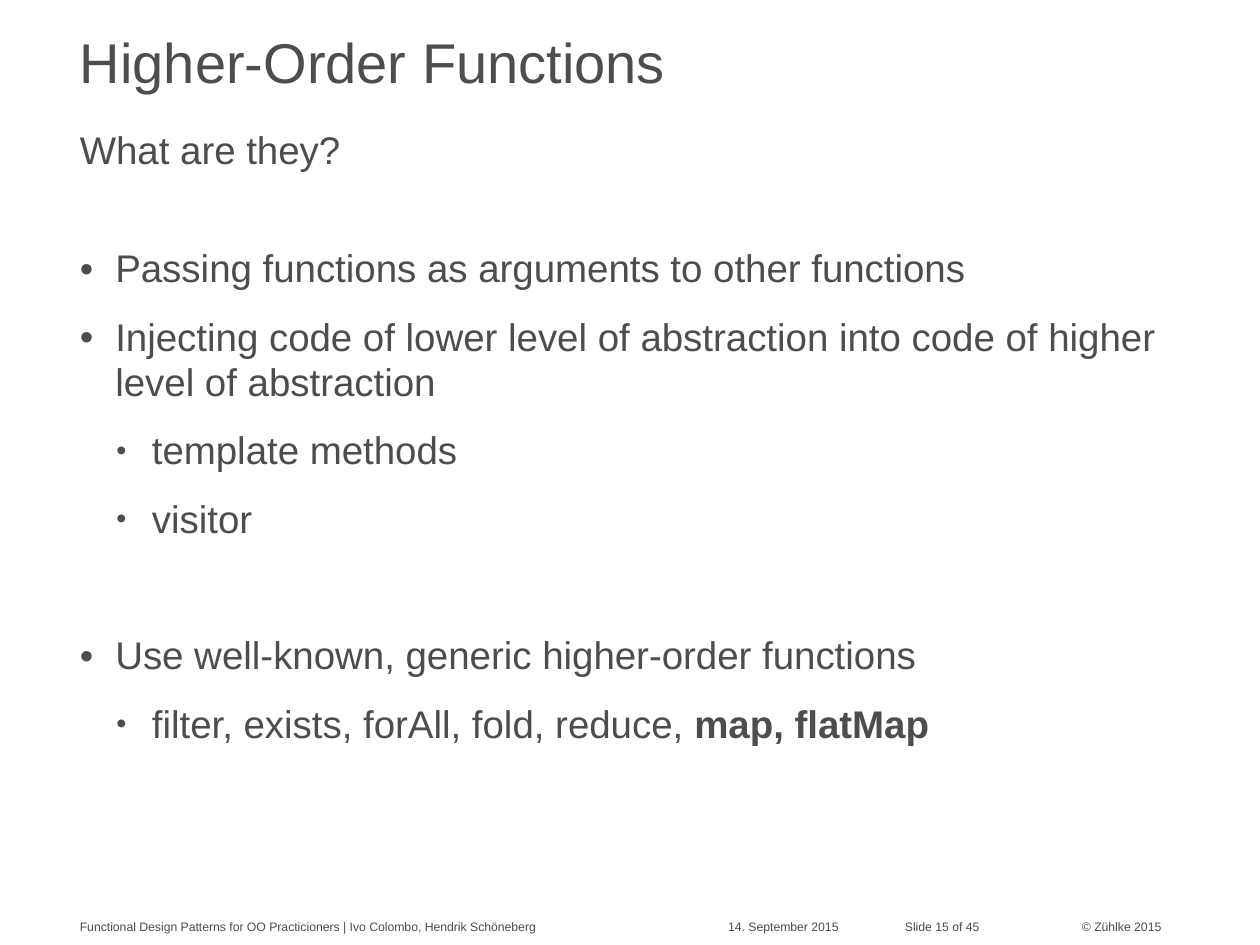
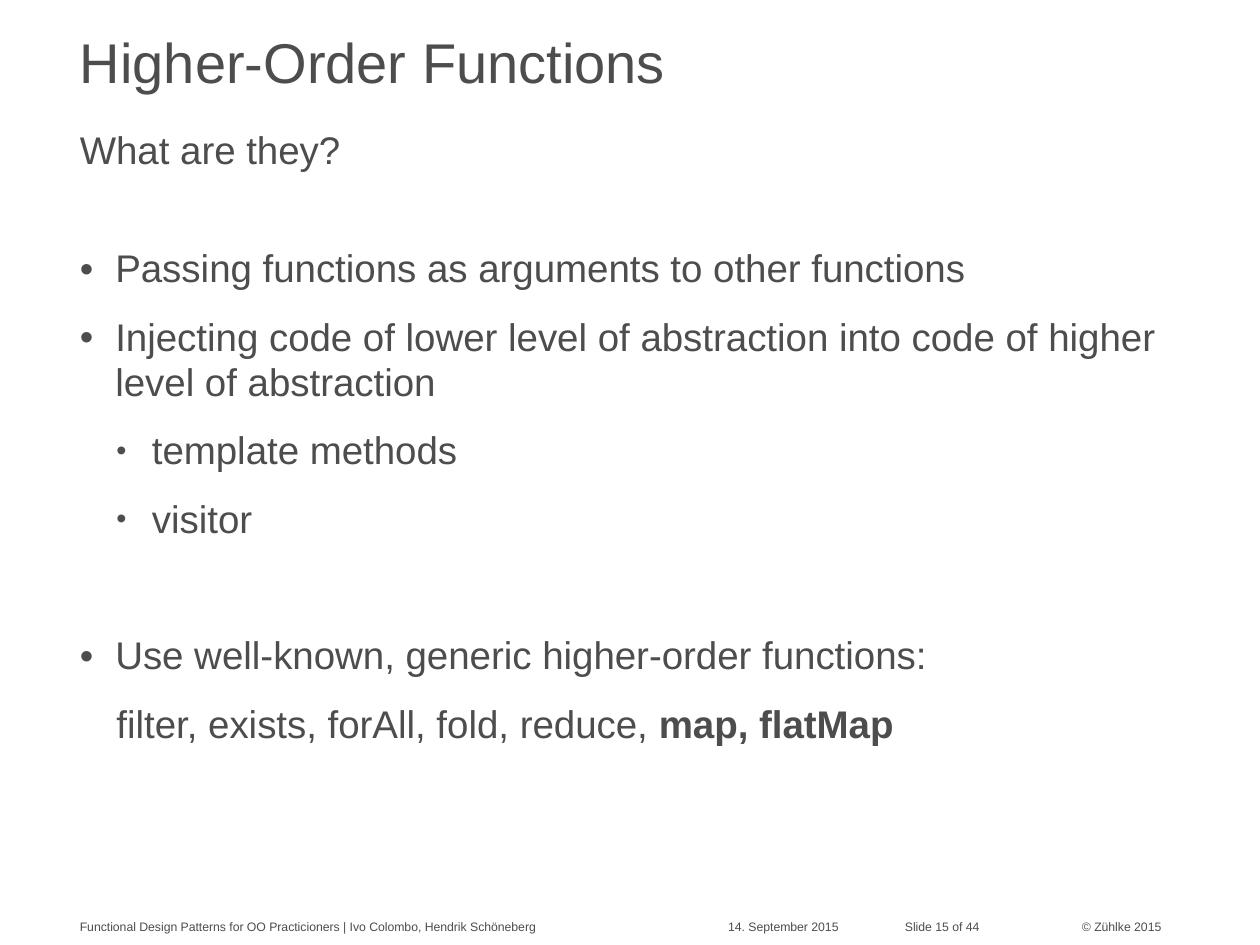
Before and after one commit to aax/zdays-fp-patterns, a slide deck: slide 15 of Functional Design Patterns for OO Practitioners.pptx. Drawn at 1260x945 pixels with LibreOffice and Linux fonts; fonts in the diff are those of the drawing. Boxes give left, top, right and bottom in pixels: in the first picture for what was removed or moved away, otherwise in the second. Text is boxed around its words. In the diff, an @@ line names an element or a change of style, - is before the commit and + after.

```diff
--- a/Functional Design Patterns for OO Practitioners.pptx
+++ b/Functional Design Patterns for OO Practitioners.pptx
@@ text at (115, 641, 926, 677): text changed @@
-• Use well-known, generic higher-order functions
+• Use well-known, generic higher-order functions:
@@ text at (116, 710, 893, 745): bullet • to none @@
@@ text at (905, 922, 980, 931): text changed @@
-Slide 15 of 45
+Slide 15 of 44
```
Also in this commit, not shown: 15 other slides changed, 1 slide removed, 2 other files.
